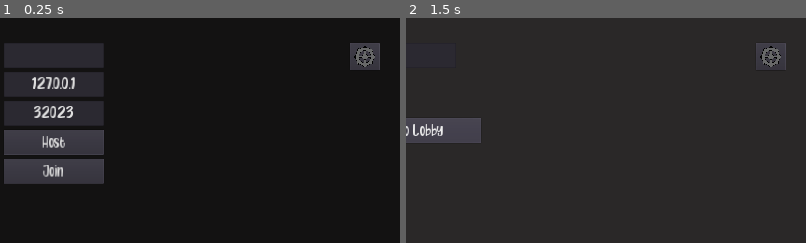
Above: before the commit, frames 1-2 (left to right).
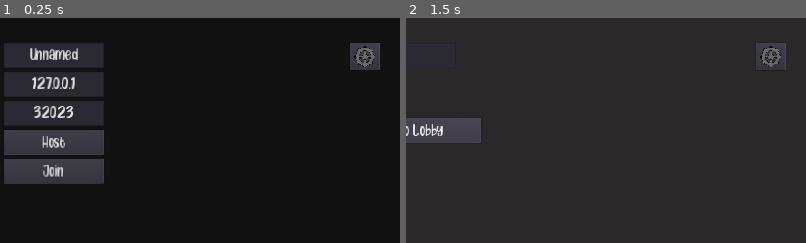
Above: after the commit, the same moments.

Repository: Scienceboy999/Battleship
Game: Godot game, scene res://Lobby/Lobby.tscn
Same seed, same stepped clock (60 frames per second), same inputs: the game is played once before the commit and once after it.
Inputs (mouse positions are % of the whole screen's width and height, from its top left):
- Up to frame 1 (0.25 s): no input
- Up to frame 2 (1.5 s): tap Enter at 0.5 s; move the mouse to (72, 45) at 0.52 s; tap 1 (1) at 0.6 s; click "Host" at 1.25 s
The pictures show only the part of the screen within x 50-100%, y 0-50%; the shares and areas given below are measured in that part.

The runs differ from the first frame. In frame 1, 0.4% of the frame differs, in the area x 7-20%, y 13-19%; in frame 2, nothing differs.

Commit message:
Added savedData

Diff:
--- a/Lobby/Lobby.gd
+++ b/Lobby/Lobby.gd
@@ -5,8 +5,9 @@
 	if OS.has_feature("standalone"):
 		OS.window_fullscreen = true
 		OS.window_borderless = true
-	$ColorRect/VBoxContainer/IPEdit.text = Network.DEFAULT_IP
-	$ColorRect/VBoxContainer/PortEdit.text = str(Network.DEFAULT_PORT)
+	$ColorRect/VBoxContainer/NameEdit.text = Saved.saveData["playerName"]
+	$ColorRect/VBoxContainer/IPEdit.text = Saved.saveData["IP"]
+	$ColorRect/VBoxContainer/PortEdit.text = str(Saved.saveData["port"])
 
 func _on_HostButton_pressed() -> void:
 	Network.selected_IP = $ColorRect/VBoxContainer/IPEdit.text
@@ -22,3 +23,15 @@
 
 func _on_SettingsButton_pressed() -> void:
 	$Settings.popup_centered()
+
+func _on_NameEdit_text_changed(new_text: String) -> void:
+	Saved.saveData["playerName"] = $ColorRect/VBoxContainer/NameEdit.text
+	Saved.saveGame()
+
+func _on_IPEdit_text_changed(new_text: String) -> void:
+	Saved.saveData["IP"] = $ColorRect/VBoxContainer/IPEdit.text
+	Saved.saveGame()
+
+func _on_PortEdit_text_changed(new_text: String) -> void:
+	Saved.saveData["port"] = $ColorRect/VBoxContainer/PortEdit.text
+	Saved.saveGame()
--- a/Lobby/Lobby.tscn
+++ b/Lobby/Lobby.tscn
@@ -145,7 +145,9 @@
 visible = false
 
 [node name="Settings" parent="." instance=ExtResource( 5 )]
-visible = false
+[connection signal="text_changed" from="ColorRect/VBoxContainer/NameEdit" to="." method="_on_NameEdit_text_changed"]
+[connection signal="text_changed" from="ColorRect/VBoxContainer/IPEdit" to="." method="_on_IPEdit_text_changed"]
+[connection signal="text_changed" from="ColorRect/VBoxContainer/PortEdit" to="." method="_on_PortEdit_text_changed"]
 [connection signal="pressed" from="ColorRect/VBoxContainer/HostButton" to="." method="_on_HostButton_pressed"]
 [connection signal="pressed" from="ColorRect/VBoxContainer/JoinButton" to="." method="_on_JoinButton_pressed"]
 [connection signal="pressed" from="ColorRect/SettingsButton" to="." method="_on_SettingsButton_pressed"]
--- /dev/null
+++ b/Saved/Saved.gd
@@ -0,0 +1,31 @@
+extends Node
+
+var saveData:Dictionary = {}
+const SAVEGAME:String = "user://Savegame.json"
+const defaultDic:Dictionary = {"playerName":"Unnamed","IP":Network.DEFAULT_IP,"port":Network.DEFAULT_PORT}
+func _ready() -> void:
+	saveData = getData()
+
+func getData() -> Dictionary:
+	var file:File = File.new()
+	if !file.file_exists(SAVEGAME):
+		saveData = defaultDic
+		saveGame()
+	file.open(SAVEGAME,File.READ)
+	var content:String = file.get_as_text()
+	var data = parse_json(content)
+	saveData = data
+	file.close()
+
+	for key in defaultDic.keys():
+		if !saveData.has(key):
+			saveData[key] = defaultDic[key]
+			saveGame()
+
+	return data
+
+func saveGame() -> void:
+	var saveGame:File = File.new()
+	saveGame.open(SAVEGAME,File.WRITE)
+	saveGame.store_line(to_json(saveData))
+	saveGame.close()
--- a/project.godot
+++ b/project.godot
@@ -21,6 +21,7 @@
 [autoload]
 
 Network="*res://Network/Network.gd"
+Saved="*res://Saved/Saved.gd"
 
 [display]
 
